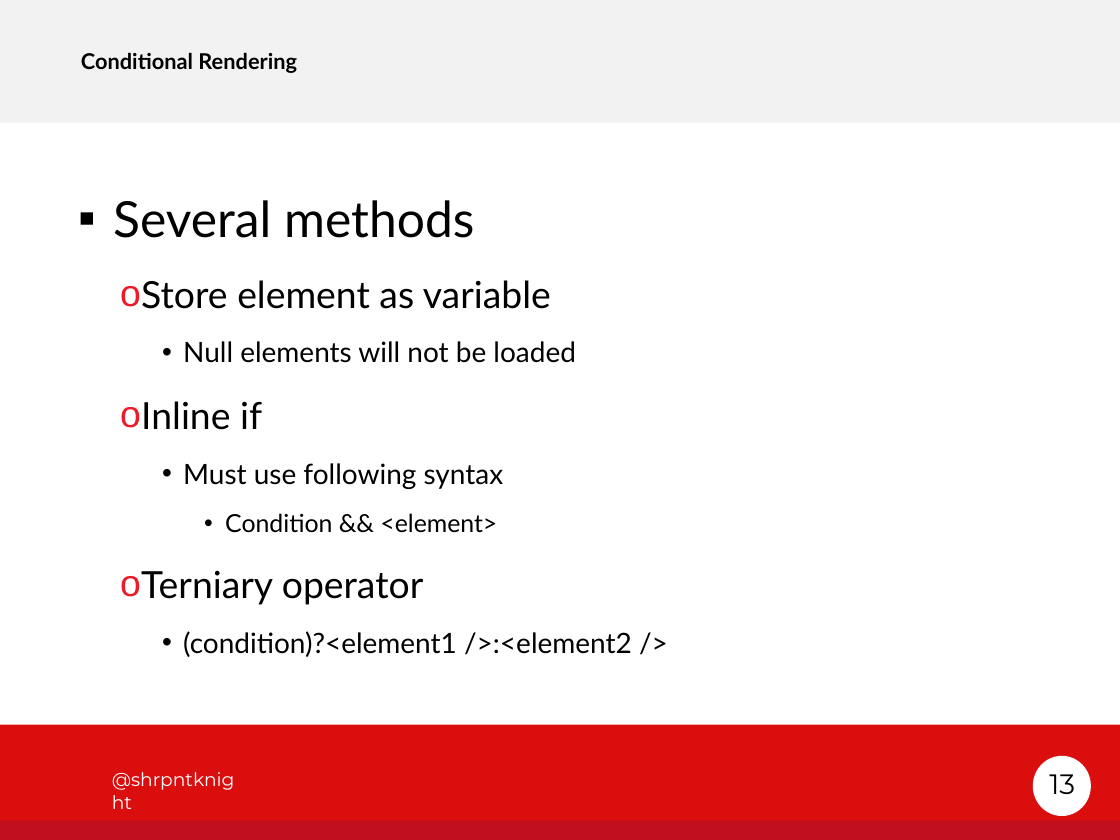
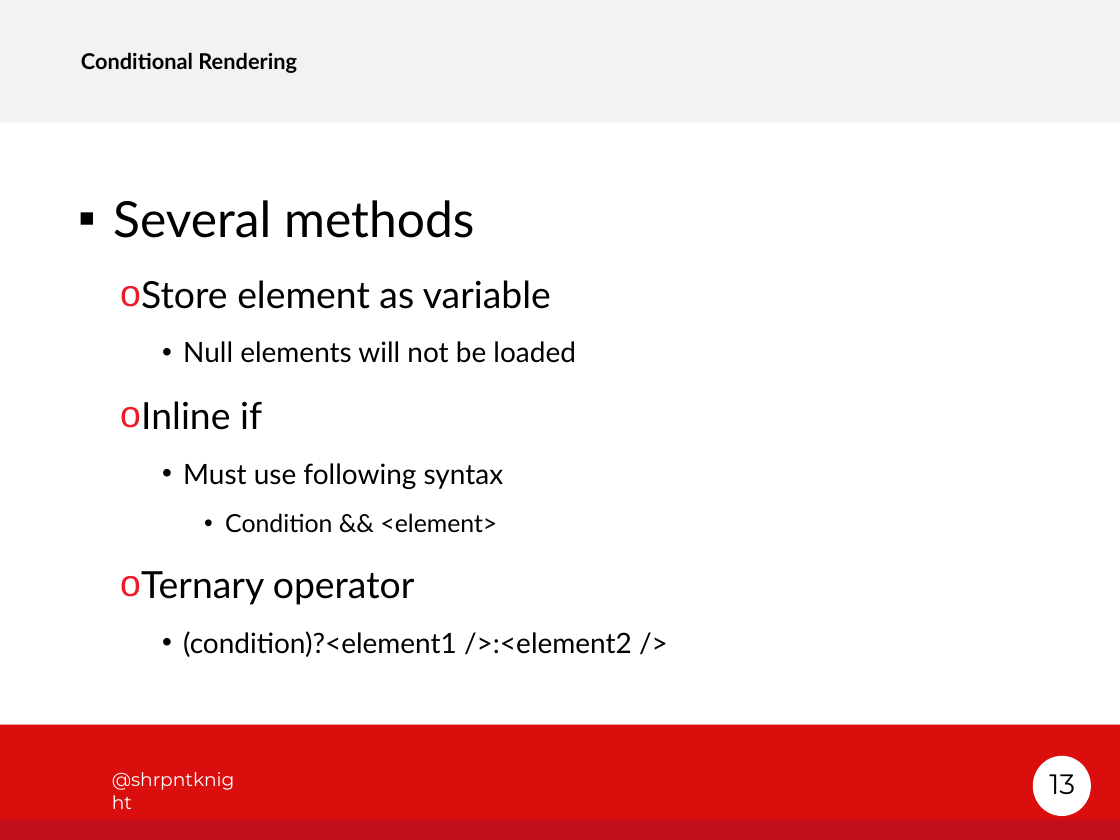
Before and after one commit to sharepointknight/react-demo, a slide deck: slide 13 of Not sure how you should REACT.pptx. Drawn at 1120x840 pixels with LibreOffice and Linux fonts; fonts in the diff are those of the drawing; background and template pictures are left out. Boxes give left, top, right and bottom in pixels: in the first picture for what was removed or moved away, otherwise in the second. Text is boxed around its words. In the diff, an @@ line names an element or a change of style, - is before the commit and + after.

```diff
--- a/Not sure how you should REACT.pptx
+++ b/Not sure how you should REACT.pptx
@@ text at [141, 571, 415, 605]: text changed @@
-  o Terniary operator
+  o Ternary operator
```
Also in this commit, not shown: 4 other slides changed, 1 slide added, 1 slide removed.
